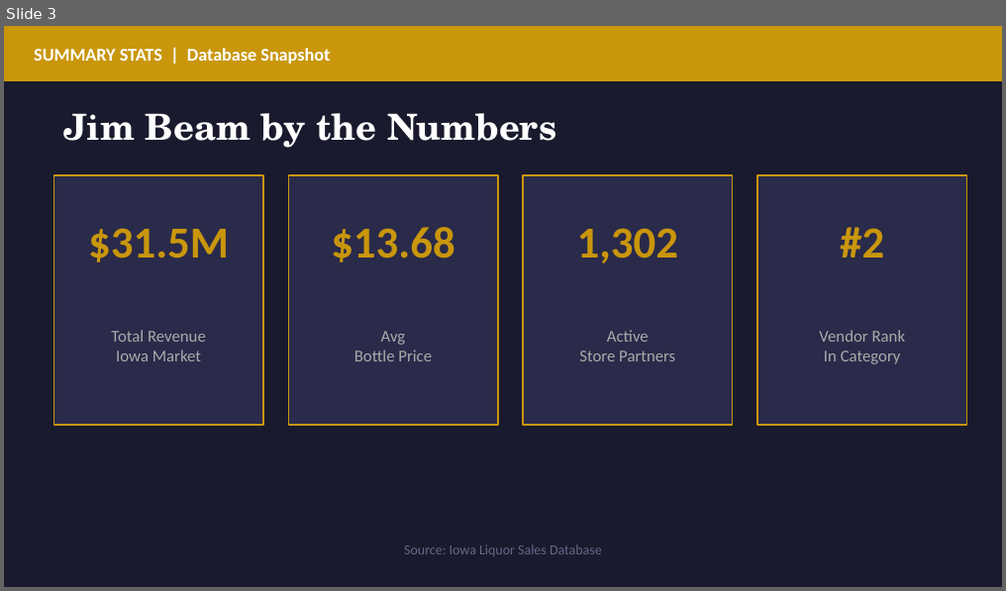
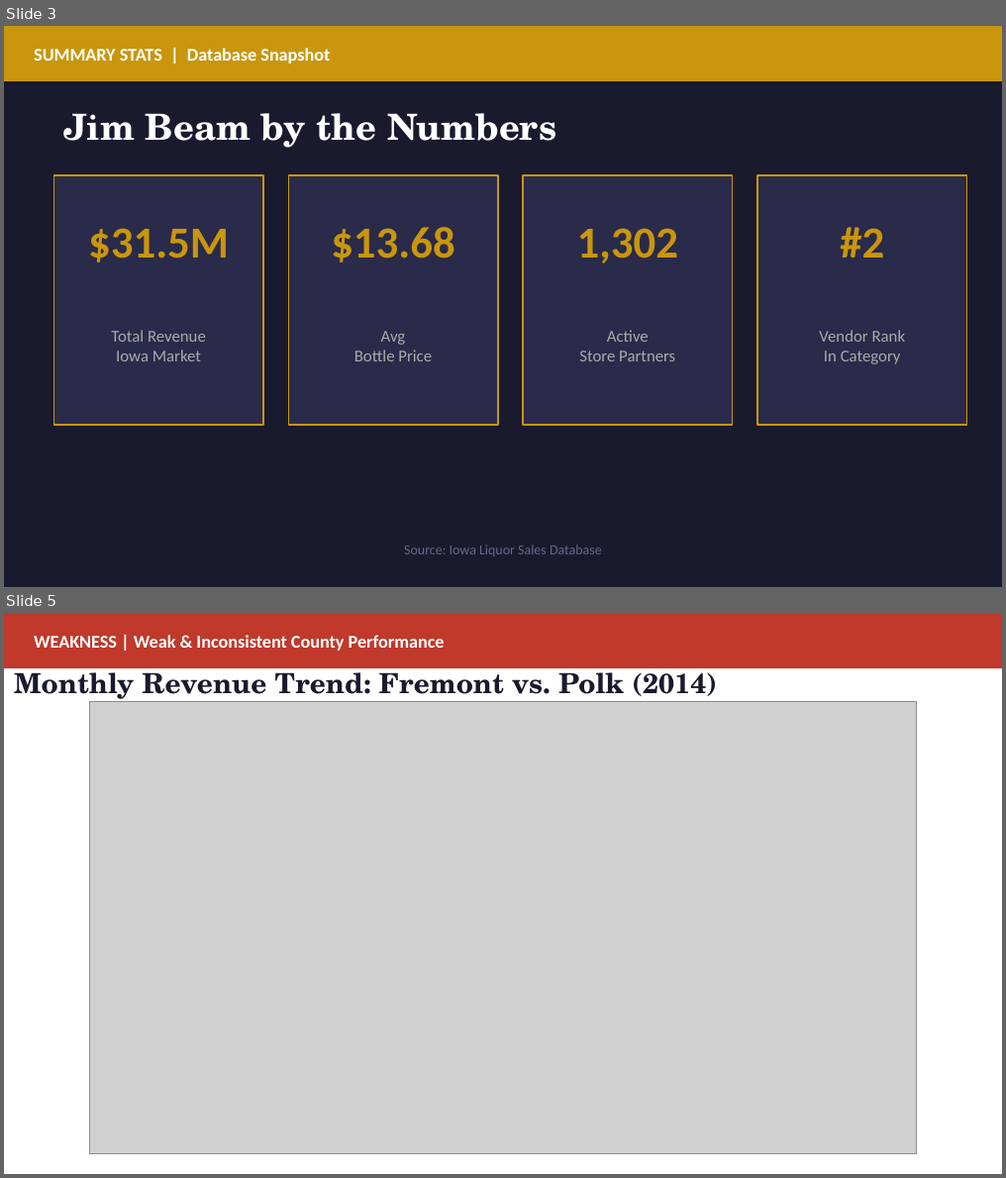
Before and after one commit to caglacelik-web/data-analytics, a slide deck: week-04/Capstone_1/Jim_Beam_5min.pptx. Shown one above the other, each under a label of ours: slide 3 before the commit, slides 3 and 5 after it; the slides between them are not shown. The pictures are 1006x591 and 1006x1178 pixels, drawn with LibreOffice and Linux fonts; fonts in the diff are those of the drawing; grey boxes stand for pictures. Boxes give left, top, right and bottom in pixels: in the first picture for what was removed or moved away, otherwise in the second. Text is boxed around its words. In the diff, an @@ line names an element or a change of style, - is before the commit and + after.

```diff
--- a/week-04/Capstone_1/Jim_Beam_5min.pptx
+++ b/week-04/Capstone_1/Jim_Beam_5min.pptx
@@ slide 5 added at <box>4,613,1002,1174</box>, background #FFFFFF @@
@@ rectangle added at <box>4,613,1002,667</box>, fill #C0392B, outline #C0392B 1 pt @@
@@ text added at <box>34,635,445,651</box>, 13 pt, text #FFFFFF, bold @@
+WEAKNESS | Weak & Inconsistent County Performance
@@ text added at <box>14,664,717,702</box>, 20 pt, text #1A1A2E, bold @@
+Monthly Revenue Trend: Fremont vs. Polk (2014)
@@ picture added at <box>89,702,916,1154</box> @@
```
Also in this commit, not shown: 2 slides changed, 1 slide removed, 1 other file.
